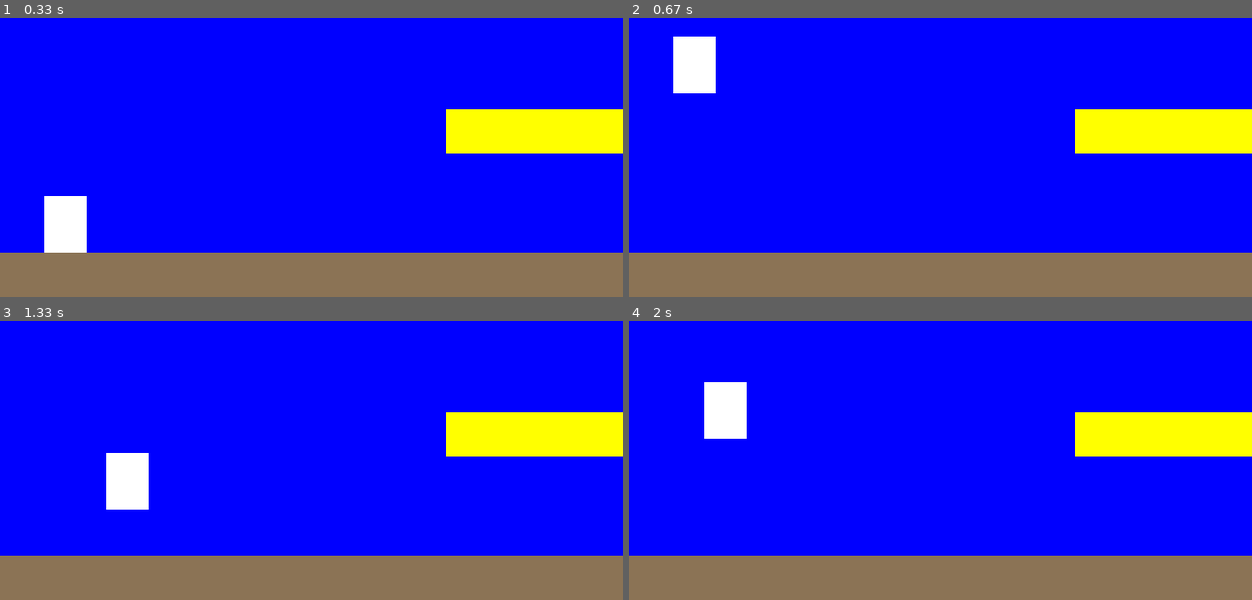
Above: before the commit, frames 1-4 (two rows, left to right).
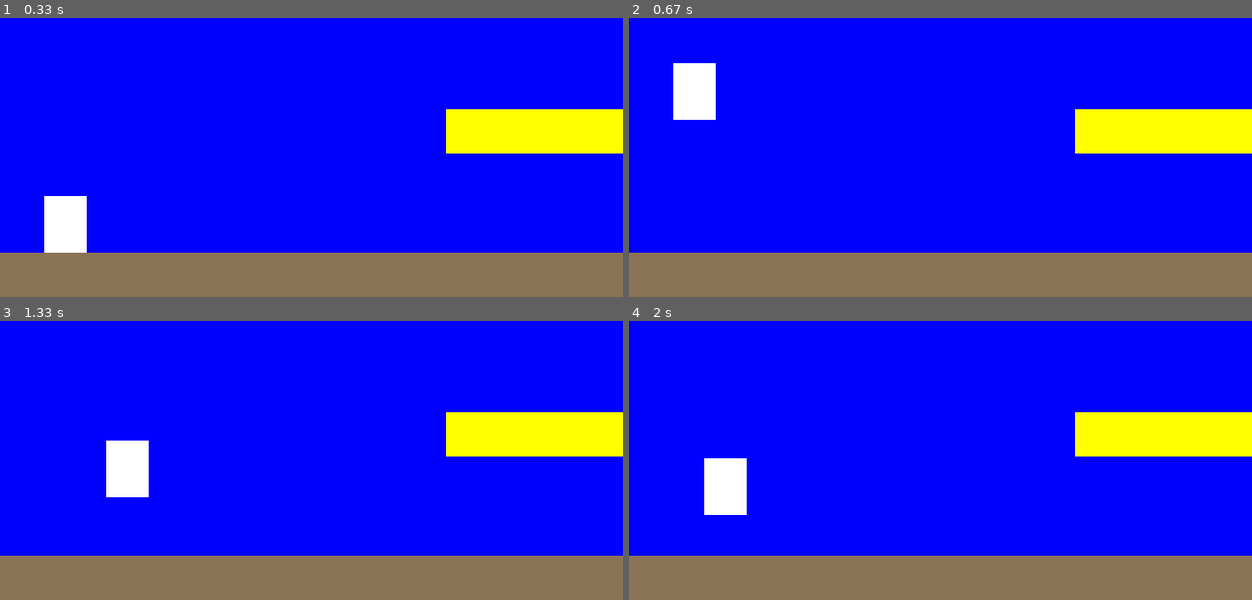
Above: after the commit, the same moments.

Repository: saegl5/myprojects
Game: pygame game, started from mario.py
The game is run twice, just before and just after one commit, with the same random seed, the same clock (stepped at 60 frames per second) and the same inputs.
Inputs (mouse positions are in pixels of both pictures, inside the frame that each line leads up to):
- Up to frame 1 (0.33 s): no input
- Up to frame 2 (0.67 s): tap Space at 0.33 s
- Up to frame 3 (1.33 s): hold Right 0.67-1.13 s; move the mouse to (510, 360) at 0.7 s; tap Space at 0.73, 1.03, 1.23 s; hold Right from 1.17 s (still down); move the mouse to (317, 404) at 1.2 s
- Up to frame 4 (2 s): tap Space at 1.53, 1.73 s; release Right at 1.63 s; hold Left from 1.67 s (still down); move the mouse to (790, 376) at 1.7 s

Frame 1 is identical in both runs. In frame 2, 1.3% of the frame differs, in the area x 7-14%, y 6-37%; in frame 3, 0.6%; in frame 4, 2.8%, in the area x 12-19%, y 21-70%.

Commit message:
changed speed

Diff:
--- a/mario.py
+++ b/mario.py
@@ -55,7 +55,7 @@
             if action.key == pygame.K_LEFT:
                 x_inc = -speed
             if action.key == pygame.K_SPACE and mario.rect.bottom == ground.rect.top and first == True:
-                y_inc = -2.75*speed # y decreases going upward
+                y_inc = -2.5*speed # y decreases going upward
                 first = False
         elif action.type == pygame.KEYUP:
             x_inc = 0
